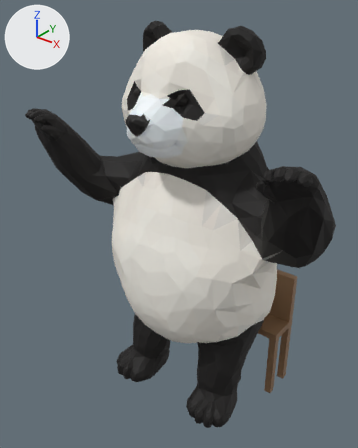
One commit to the glTF model assets/models/panda/panda.rig.glb: the scene before it, then after it.
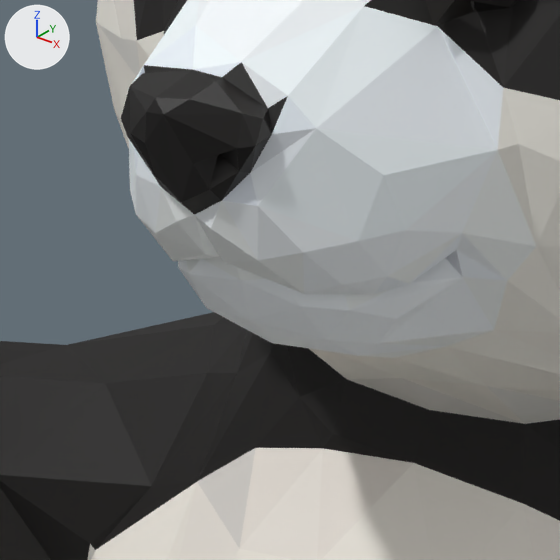
Each version is shown whole from a 50 mm camera at (0.717, -0.967, 1.129) aimed at (-0.04, -0.02, 0.543), then close up on the part from 30% to 54% of the width and 23% to 42% of the height. Lighting does not change. The marker at upper left points along +X, +Y and +Z. The older version's two pictures come first. Vertices at exactly the same position are counted once.

The first close-up shows 'Panda.001'.
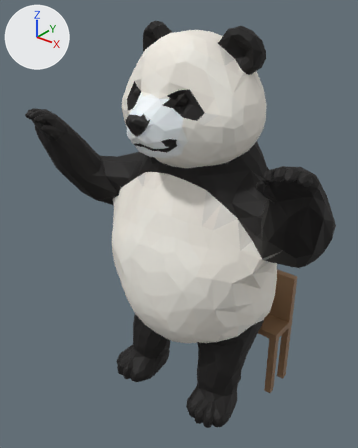
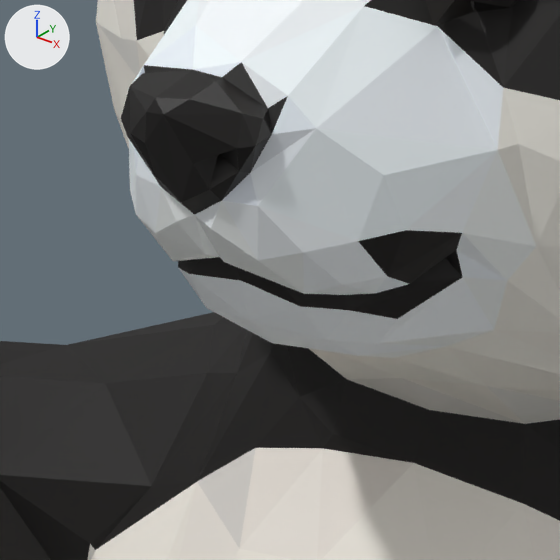
Commit message: feat(models): give the panda a thin smile line

The change, as a diff of the scene's bpy script:
```diff
--- a/assets/models/panda/panda.rig.glb.py
+++ b/assets/models/panda/panda.rig.glb.py
@@ me_panda @@
 me_panda.from_pydata(...)  # 1595 vertices, 3165 faces; spans x -0.415..0.417, y -0.237..0.24, z 0.037..1.05
 # used by ob_panda_001; location = (0.0, 0.0, 0.0)
+# me_panda part 1: 26 faces centred in x -0.069..0.062, y -0.197..-0.158, z 0.804..0.83 are repainted in the vertex colours; the middle colour goes from white #f4f8fb to black #0d0907
 me_panda.materials.append(mat_fur)
```

Boxes [x1, y1, x2, y2] around the edits, measured in the close-ups (560 x 560 px):
part 1 of me_panda, recoloured (white to black): [178, 230, 462, 319] in both
